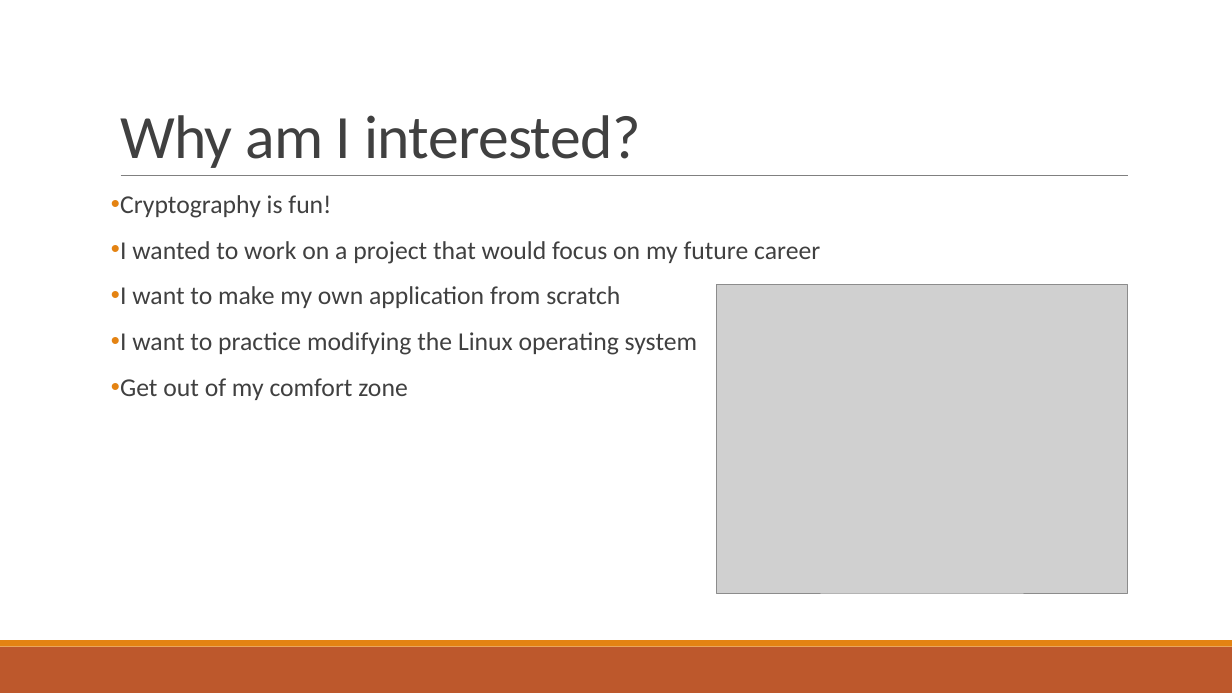
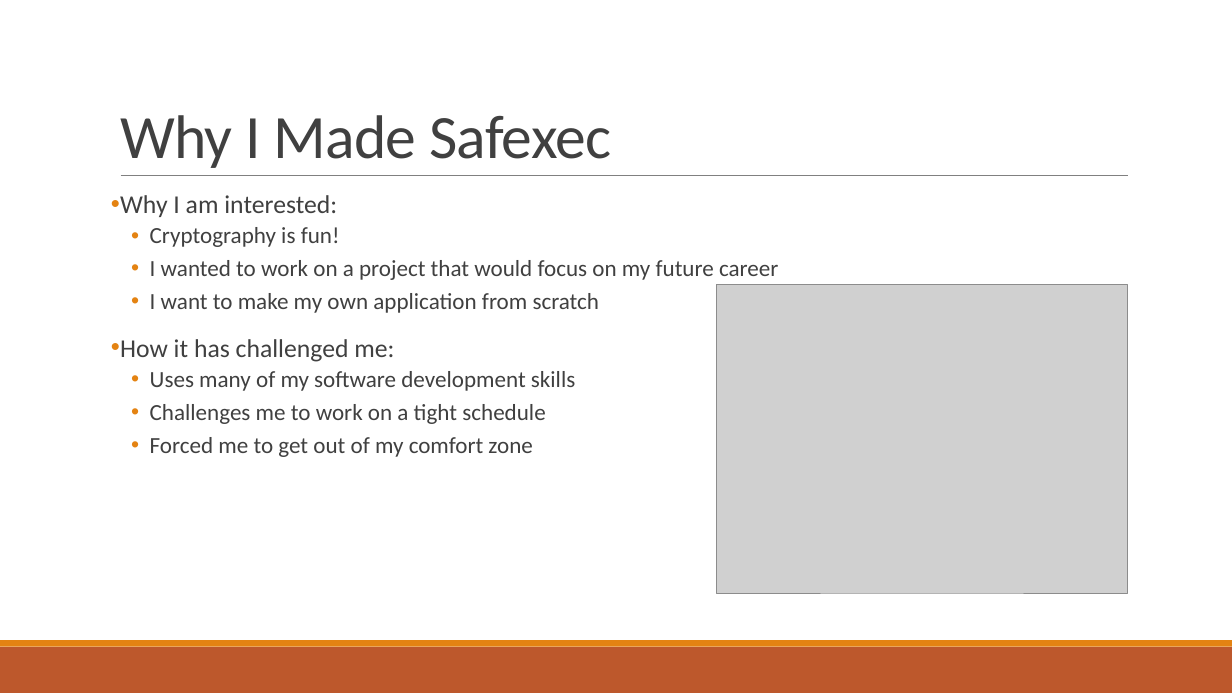
Before and after one commit to JohnHardy5/Safexec, a slide deck: slide 4 of Documents/Final Presentation.pptx (slide 6 before the commit). Drawn at 1232x693 pixels with LibreOffice and Linux fonts; fonts in the diff are those of the drawing; grey boxes stand for pictures. Boxes give left, top, right and bottom in pixels: in the first picture for what was removed or moved away, otherwise in the second. Text is boxed around its words. In the diff, an @@ line names an element or a change of style, - is before the commit and + after.

```diff
--- a/Documents/Final Presentation.pptx
+++ b/Documents/Final Presentation.pptx
@@ title at bbox=[120, 115, 611, 168]: text changed @@
-Why am I interested?
+Why I Made Safexec
@@ text at bbox=[120, 195, 337, 217]: paragraph added @@
+• Why I am interested:
@@ text at bbox=[150, 227, 778, 313]: size 20 to 18 pt in "Cryptography is fun!", "I wanted to work on a project ...", "I want to make my own application ..."; list level 1 to 2 in "Cryptography is fun!"; list level 1 to 2 in "I wanted to work on ..."; list level 1 to 2 in "I want to make my ..." @@
@@ text at bbox=[120, 339, 575, 457]: text changed; size 20 to 18 pt @@
-• I want to practice modifying the Linux operating system
-• Get out of my comfort zone
+• How it has challenged me:
+  • Uses many of my software development skills
+  • Challenges me to work on a tight schedule
+  • Forced me to get out of my comfort zone
```
Also in this commit, not shown: 3 other slides changed, 3 slides added, 2 slides removed, 4 other files.
